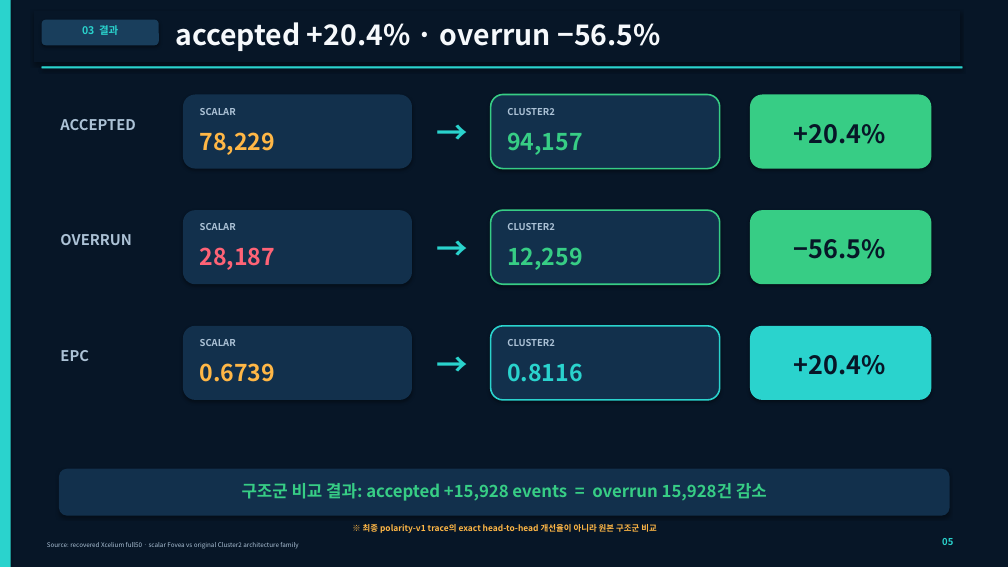
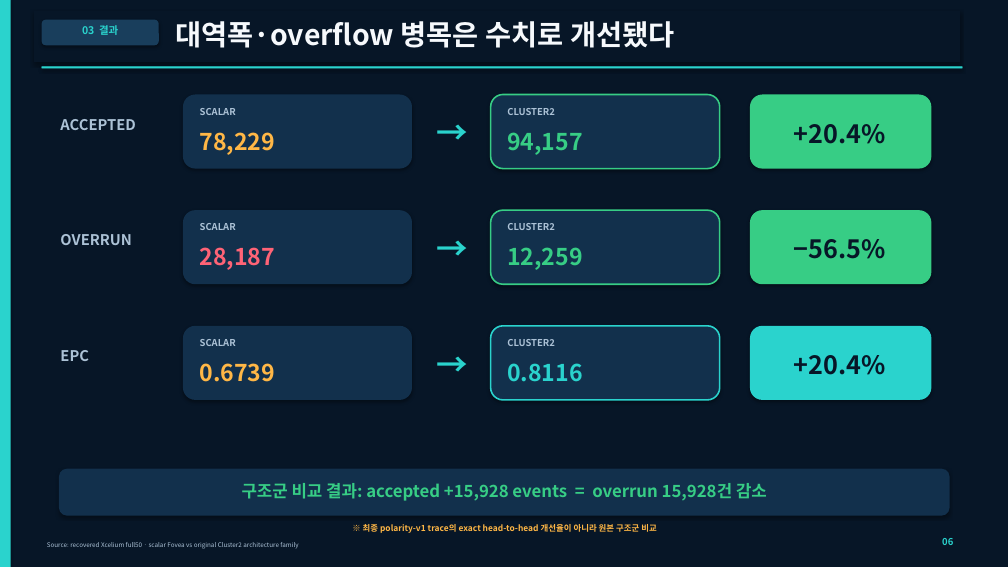
Before and after one commit to chickgoose/AI-semi, a slide deck: slide 6 of submission/cluster2_digital_first_round_20260828/presentation/cluster2_digital_first_round_20260828.pptx (slide 5 before the commit). Drawn at 1008x567 pixels with LibreOffice and Linux fonts; fonts in the diff are those of the drawing. Boxes give left, top, right and bottom in pixels: in the first picture for what was removed or moved away, otherwise in the second. Text is boxed around its words. In the diff, an @@ line names an element or a change of style, - is before the commit and + after.

```diff
--- a/submission/cluster2_digital_first_round_20260828/presentation/cluster2_digital_first_round_20260828.pptx
+++ b/submission/cluster2_digital_first_round_20260828/presentation/cluster2_digital_first_round_20260828.pptx
@@ text at [175,21,674,48]: text changed @@
-accepted +20.4% · overrun −56.5%
+대역폭·overflow 병목은 수치로 개선됐다
```
Also in this commit, not shown: 7 other slides changed, 2 slides added, 1 slide removed, 4 other files.
